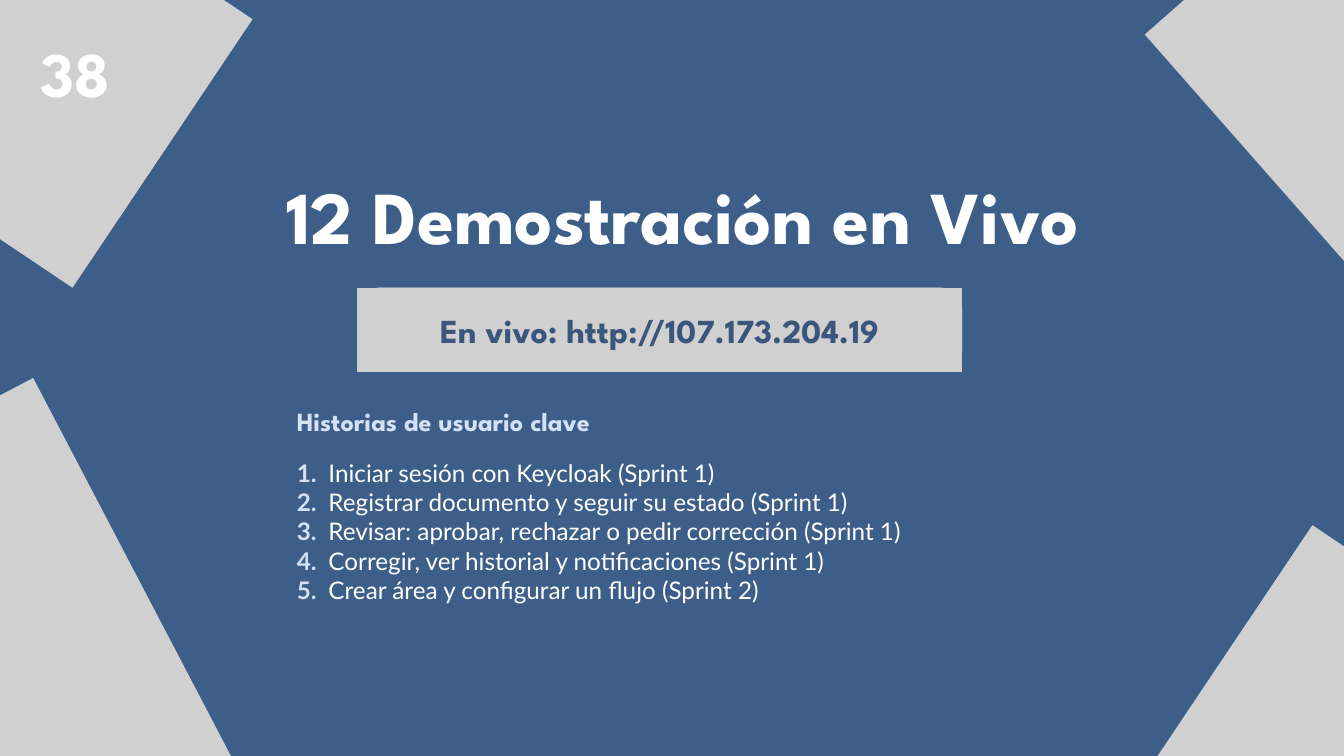
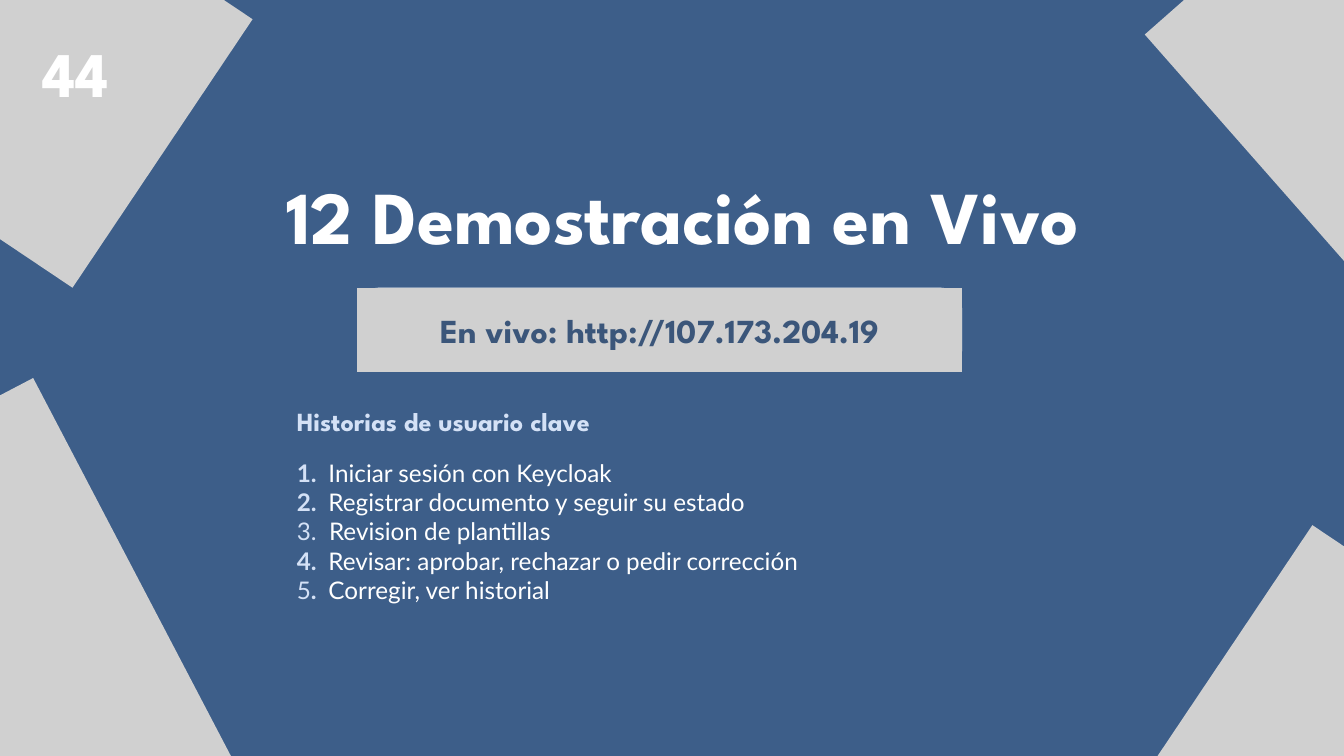
Before and after one commit to kesotof/Capstone_Equipo_6, a slide deck: slide 45 of Fase 2/Evidencias Proyecto/Presentacion Proyecto.pptx (slide 38 before the commit). Drawn at 1344x756 pixels with LibreOffice and Linux fonts; fonts in the diff are those of the drawing; grey boxes stand for pictures. Boxes give left, top, right and bottom in pixels: in the first picture for what was removed or moved away, otherwise in the second. Text is boxed around its words. In the diff, an @@ line names an element or a change of style, - is before the commit and + after.

```diff
--- a/Fase 2/Evidencias Proyecto/Presentacion Proyecto.pptx
+++ b/Fase 2/Evidencias Proyecto/Presentacion Proyecto.pptx
@@ text at (42, 55, 109, 97): text changed @@
-38
+44
@@ text at (297, 464, 798, 604): text changed @@
-1. Iniciar sesión con Keycloak (Sprint 1)
-2. Registrar documento y seguir su estado (Sprint 1)
-3. Revisar: aprobar, rechazar o pedir corrección (Sprint 1)
-4. Corregir, ver historial y notificaciones (Sprint 1)
-5. Crear área y configurar un flujo (Sprint 2)
+1. Iniciar sesión con Keycloak
+2. Registrar documento y seguir su estado
+3. Revision de plantillas
+4. Revisar: aprobar, rechazar o pedir corrección
+5. Corregir, ver historial
```
Also in this commit, not shown: 13 other slides changed, 11 slides added, 4 slides removed, 1 other file.
